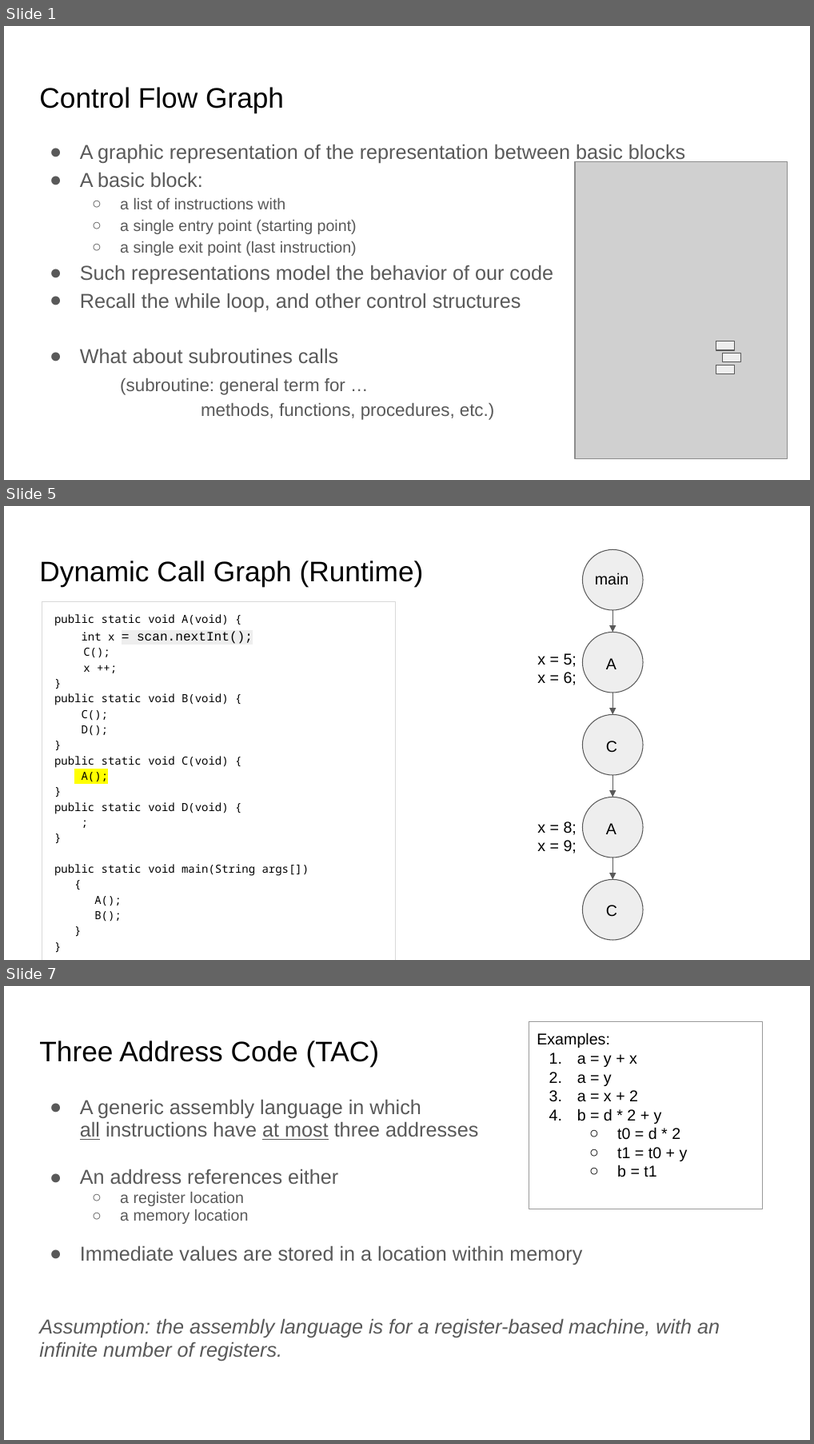
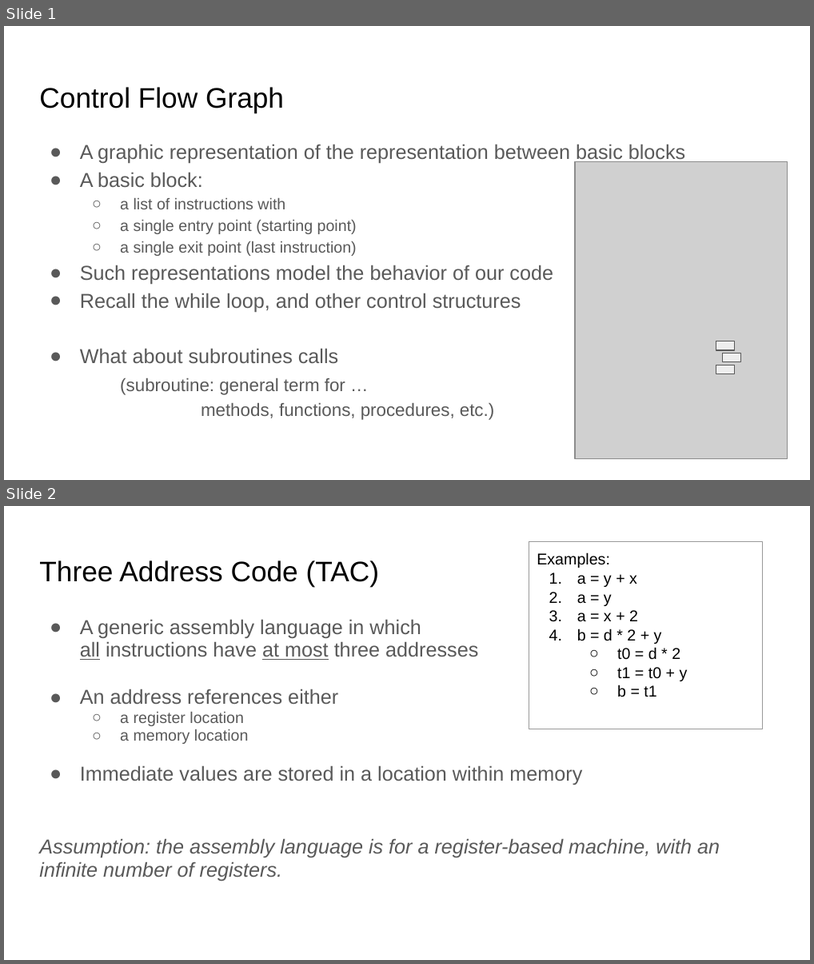
Before and after one commit to COMP122/comp122-f24, a slide deck: assembly-programming/slide_presentations/.hidden/Intro to Control Flow.pptx. Shown one above the other, each under a label of ours: slides 1, 5 and 7 before the commit, slides 1 and 2 after it; the slides between them are not shown. The pictures are 814x1444 and 814x964 pixels, drawn with LibreOffice and Linux fonts; fonts in the diff are those of the drawing; grey boxes stand for pictures. Boxes give left, top, right and bottom in pixels: in the first picture for what was removed or moved away, otherwise in the second. Text is boxed around its words. In the diff, an @@ line names an element or a change of style, - is before the commit and + after.

```diff
--- a/assembly-programming/slide_presentations/.hidden/Intro to Control Flow.pptx
+++ b/assembly-programming/slide_presentations/.hidden/Intro to Control Flow.pptx
@@ slide 5 removed at [4,506,810,960], background #FFFFFF @@
@@ ellipse removed at [583,549,643,610] @@
@@ title removed at [39,560,424,586] @@
-Dynamic Call Graph (Runtime)
@@ text removed at [595,572,630,584] @@
-main
@@ rectangle removed at [42,602,396,960] @@
-public static void A(void) {
-int x = scan.nextInt();
-C();
-x ++;
-}
-public static void B(void) {
-C();
-D();
-}
-public static void C(void) {
-A();
-}
-public static void D(void) {
-;
-}
-public static void main(String args[])
-{
-A();
-B();
-}
-}
@@ arrow removed from (613, 610) to (613, 632) @@
@@ ellipse removed at [583,632,643,692] @@
@@ text removed at [538,653,577,685] @@
-x = 5;
-x = 6;
@@ text removed at [606,658,617,669] @@
-A
@@ arrow removed from (613, 692) to (613, 714) @@
@@ ellipse removed at [583,714,643,775] @@
@@ text removed at [606,740,618,752] @@
-C
@@ arrow removed from (613, 775) to (613, 797) @@
@@ ellipse removed at [583,797,643,857] @@
@@ text removed at [538,821,577,853] @@
-x = 8;
-x = 9;
@@ text removed at [606,823,617,834] @@
-A
@@ arrow removed from (613, 857) to (613, 880) @@
@@ ellipse removed at [583,880,643,940] @@
@@ text removed at [606,904,618,916] @@
-C
@@ what was slide 7 is now slide 2 @@
```
Also in this commit, not shown: 5 other slides removed, 3 other files.
